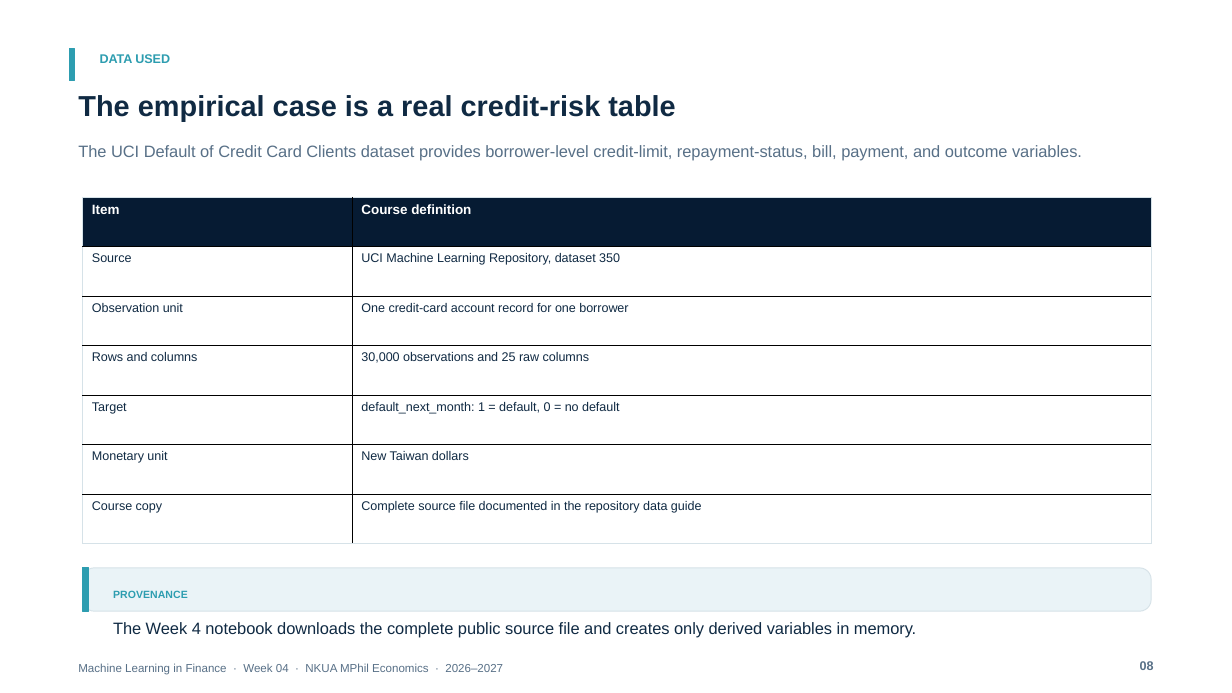
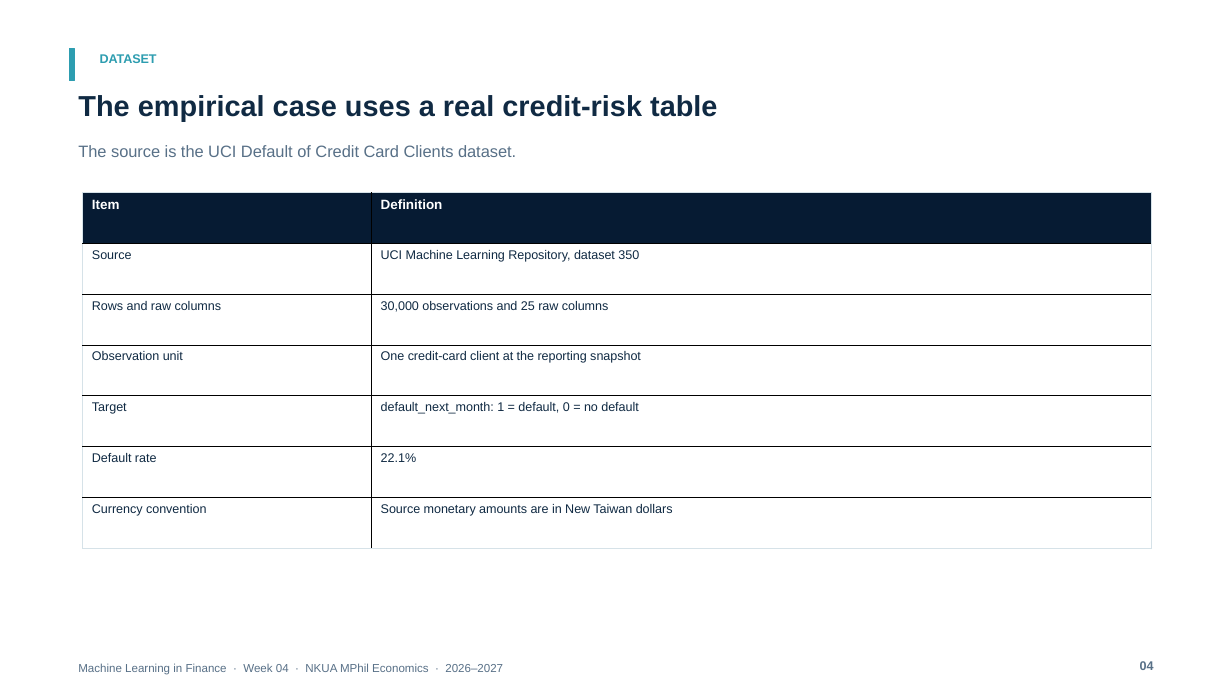
Before and after one commit to fkottas/Teaching-Courses, a slide deck: slide 4 of Machine Learning in Finance/2026-2027/lectures/week-04/slides/Lecture_04_Feature_Engineering_for_Financial_Data_2026-2027.pptx (slide 8 before the commit). Drawn at 1232x693 pixels with LibreOffice and Linux fonts; fonts in the diff are those of the drawing. Boxes give left, top, right and bottom in pixels: in the first picture for what was removed or moved away, otherwise in the second. Text is boxed around its words. In the diff, an @@ line names an element or a change of style, - is before the commit and + after.

Commit message:
Refine Week 4 deck and add scorecard binning methods

```diff
--- a/Machine Learning in Finance/2026-2027/lectures/week-04/slides/Lecture_04_Feature_Engineering_for_Financial_Data_2026-2027.pptx
+++ b/Machine Learning in Finance/2026-2027/lectures/week-04/slides/Lecture_04_Feature_Engineering_for_Financial_Data_2026-2027.pptx
@@ text at bbox=[100, 54, 157, 63]: text changed @@
-DATA USED
+DATASET
@@ text at bbox=[78, 95, 717, 121]: text changed @@
-The empirical case is a real credit-risk table
+The empirical case uses a real credit-risk table
@@ text at bbox=[78, 145, 516, 157]: text changed @@
-The UCI Default of Credit Card Clients dataset provides borrower-level credit-limit, repayment-status, bill, payment, and outcome variables.
+The source is the UCI Default of Credit Card Clients dataset.
@@ table at bbox=[83, 192, 1152, 548] @@
-row 1, column 2: Course definition
+row 1, column 2: Definition
-row 3, column 1: Observation unit
+row 3, column 1: Rows and raw columns
-row 3, column 2: One credit-card account record for one borrower
+row 3, column 2: 30,000 observations and 25 raw columns
-row 4, column 1: Rows and columns
+row 4, column 1: Observation unit
-row 4, column 2: 30,000 observations and 25 raw columns
+row 4, column 2: One credit-card client at the reporting snapshot
-row 6, column 1: Monetary unit
+row 6, column 1: Default rate
-row 6, column 2: New Taiwan dollars
+row 6, column 2: 22.1%
-row 7, column 1: Course copy
+row 7, column 1: Currency convention
-row 7, column 2: Complete source file documented in the repository data guide
+row 7, column 2: Source monetary amounts are in New Taiwan dollars
@@ table: place and size @@
-table at bbox=[83, 198, 1153, 544]
+table at bbox=[83, 192, 1152, 548]
@@ rounded rectangle removed at bbox=[83, 568, 1152, 612] @@
@@ rectangle removed at bbox=[83, 568, 89, 612] @@
@@ text removed at bbox=[113, 590, 188, 598] @@
-PROVENANCE
@@ text removed at bbox=[113, 622, 916, 637] @@
-The Week 4 notebook downloads the complete public source file and creates only derived variables in memory.
@@ text at bbox=[1140, 661, 1154, 670]: text changed @@
-08
+04
```
Also in this commit, not shown: 32 other slides changed, 57 slides added, 76 slides removed, 3 other files.
